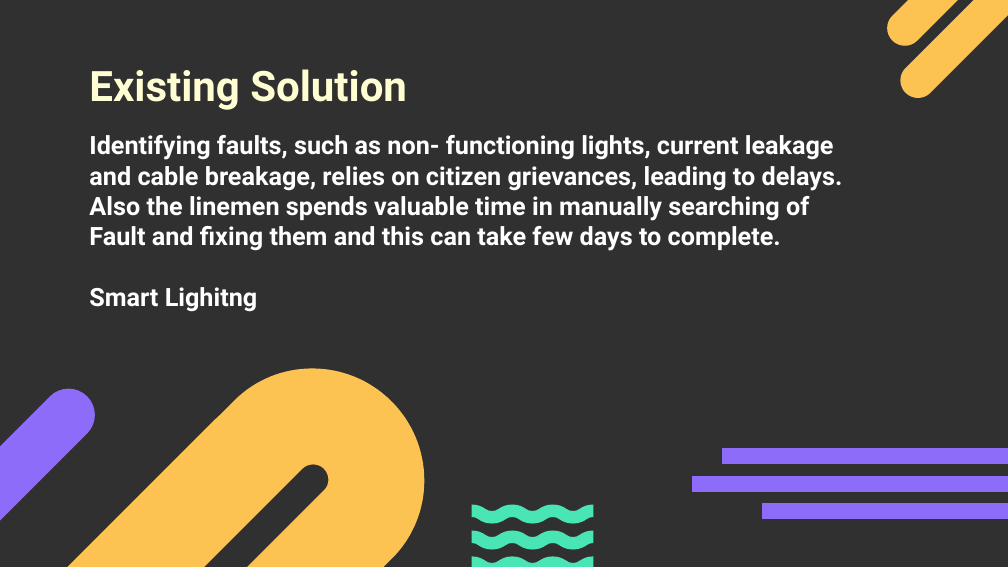
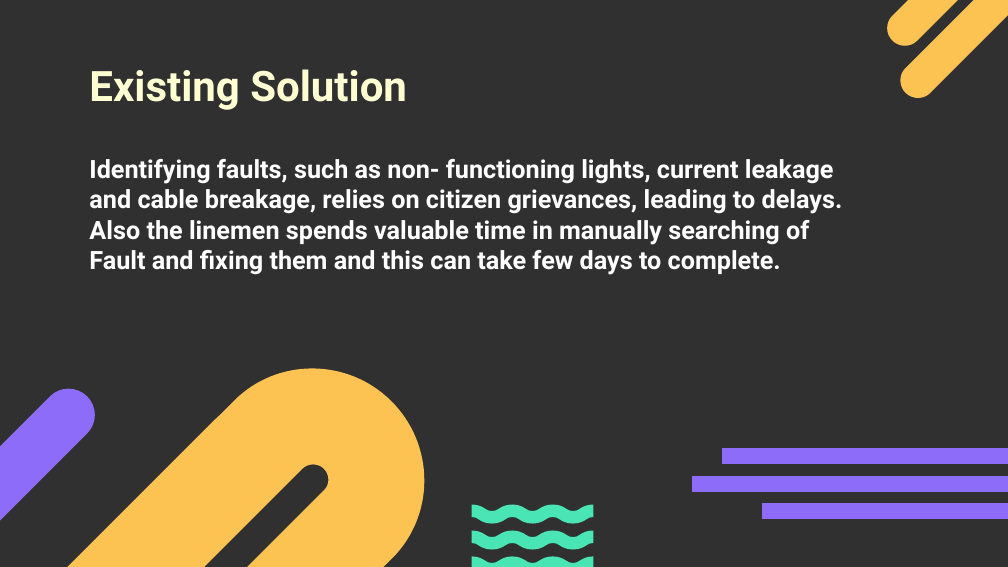
Before and after one commit to KalashShah19/SIH, a slide deck: slide 5 of Round 1/jainam.pptx. Drawn at 1008x567 pixels with LibreOffice and Linux fonts; fonts in the diff are those of the drawing. Boxes give left, top, right and bottom in pixels: in the first picture for what was removed or moved away, otherwise in the second. Text is boxed around its words. In the diff, an @@ line names an element or a change of style, - is before the commit and + after.

```diff
--- a/Round 1/jainam.pptx
+++ b/Round 1/jainam.pptx
@@ text "Identifying faults, such as non- ...": place and size @@
-text "Identifying faults, such as non- ..." at box(89, 135, 843, 312)
+text "Identifying faults, such as non- ..." at box(89, 159, 843, 275)
@@ text at box(89, 287, 257, 312): paragraph removed @@
-Smart Lighitng
```
Also in this commit, not shown: 3 other slides changed.
